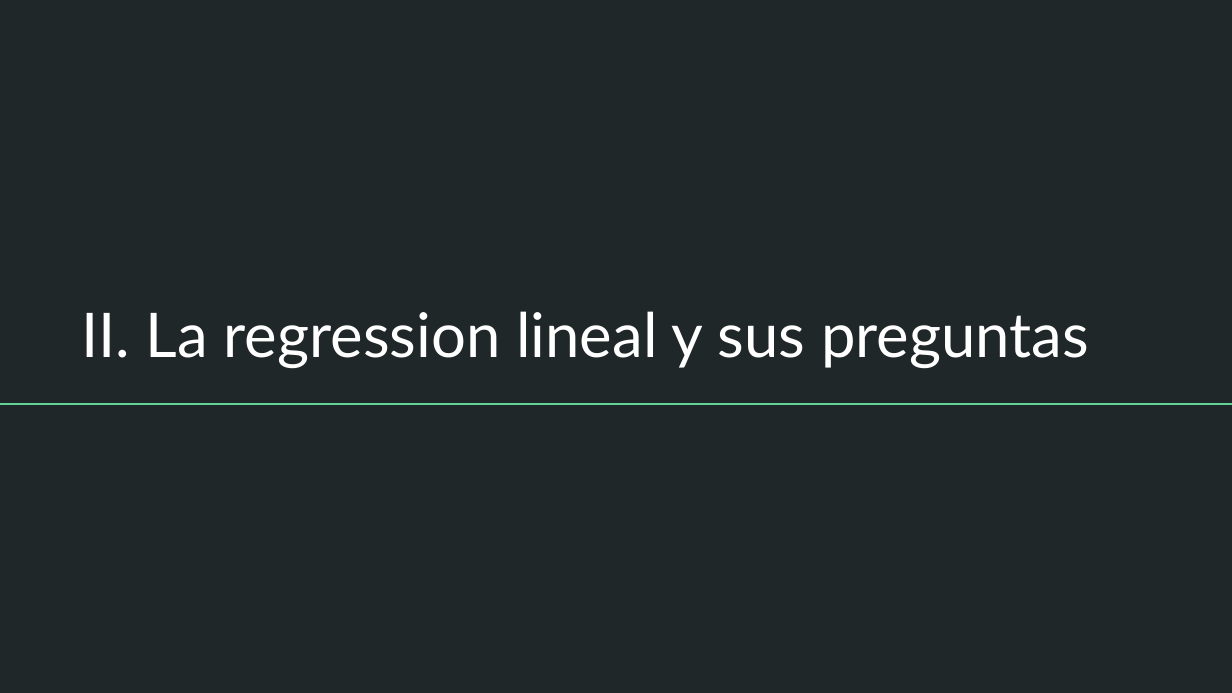
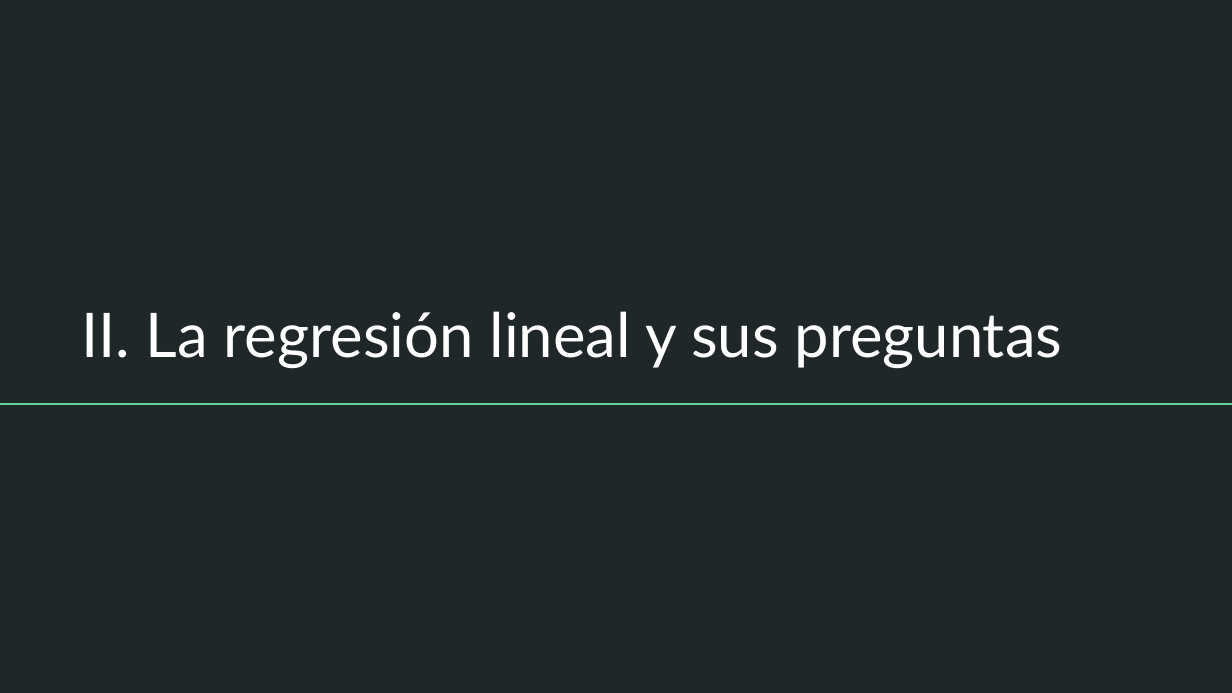
Before and after one commit to DCSCyHD/2023_modulo_3, a slide deck: slide 9 of clase2/teorica_2.pptx. Drawn at 1232x693 pixels with LibreOffice and Linux fonts; fonts in the diff are those of the drawing. Boxes give left, top, right and bottom in pixels: in the first picture for what was removed or moved away, otherwise in the second. Text is boxed around its words. In the diff, an @@ line names an element or a change of style, - is before the commit and + after.

```diff
--- a/clase2/teorica_2.pptx
+++ b/clase2/teorica_2.pptx
@@ title at (81, 311, 1063, 369): text changed @@
-II. La regression lineal y sus preguntas
+II. La regresión lineal y sus preguntas
```
Also in this commit, not shown: 2 other slides changed, 1 slide added, 1 slide removed, 1 other file.
